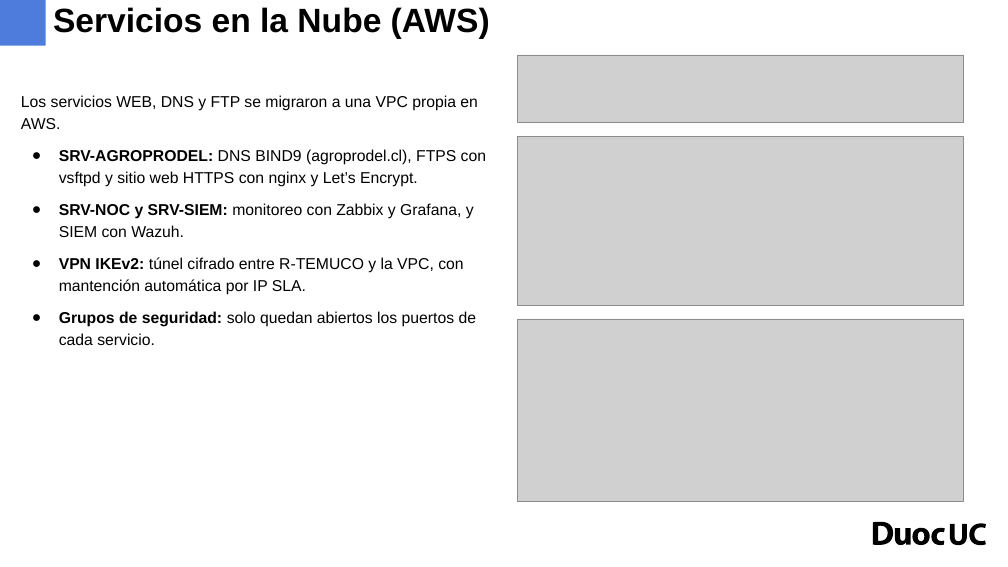
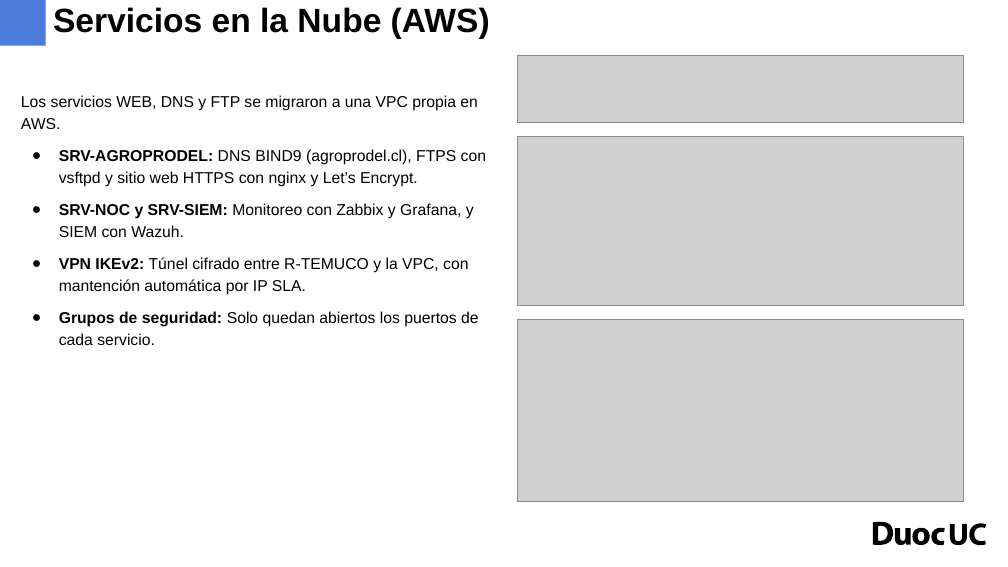
Before and after one commit to erickfranciscobasulto-bit/Proyecto-de-titulo, a slide deck: slide 28 of Presentacion_Final_Agroprodel.pptx. Drawn at 1008x567 pixels with LibreOffice and Linux fonts; fonts in the diff are those of the drawing; grey boxes stand for pictures; background and template pictures are left out. Boxes give left, top, right and bottom in pixels: in the first picture for what was removed or moved away, otherwise in the second. Text is boxed around its words. In the diff, an @@ line names an element or a change of style, - is before the commit and + after.

```diff
--- a/Presentacion_Final_Agroprodel.pptx
+++ b/Presentacion_Final_Agroprodel.pptx
@@ text at <box>59,203,479,345</box>: text changed @@
-● SRV-NOC y SRV-SIEM: monitoreo con Zabbix y Grafana, y SIEM con Wazuh.
-● VPN IKEv2: túnel cifrado entre R-TEMUCO y la VPC, con mantención automática por IP SLA.
-● Grupos de seguridad: solo quedan abiertos los puertos de cada servicio.
+● SRV-NOC y SRV-SIEM: Monitoreo con Zabbix y Grafana, y SIEM con Wazuh.
+● VPN IKEv2: Túnel cifrado entre R-TEMUCO y la VPC, con mantención automática por IP SLA.
+● Grupos de seguridad: Solo quedan abiertos los puertos de cada servicio.
```
Also in this commit, not shown: 9 other slides changed.
